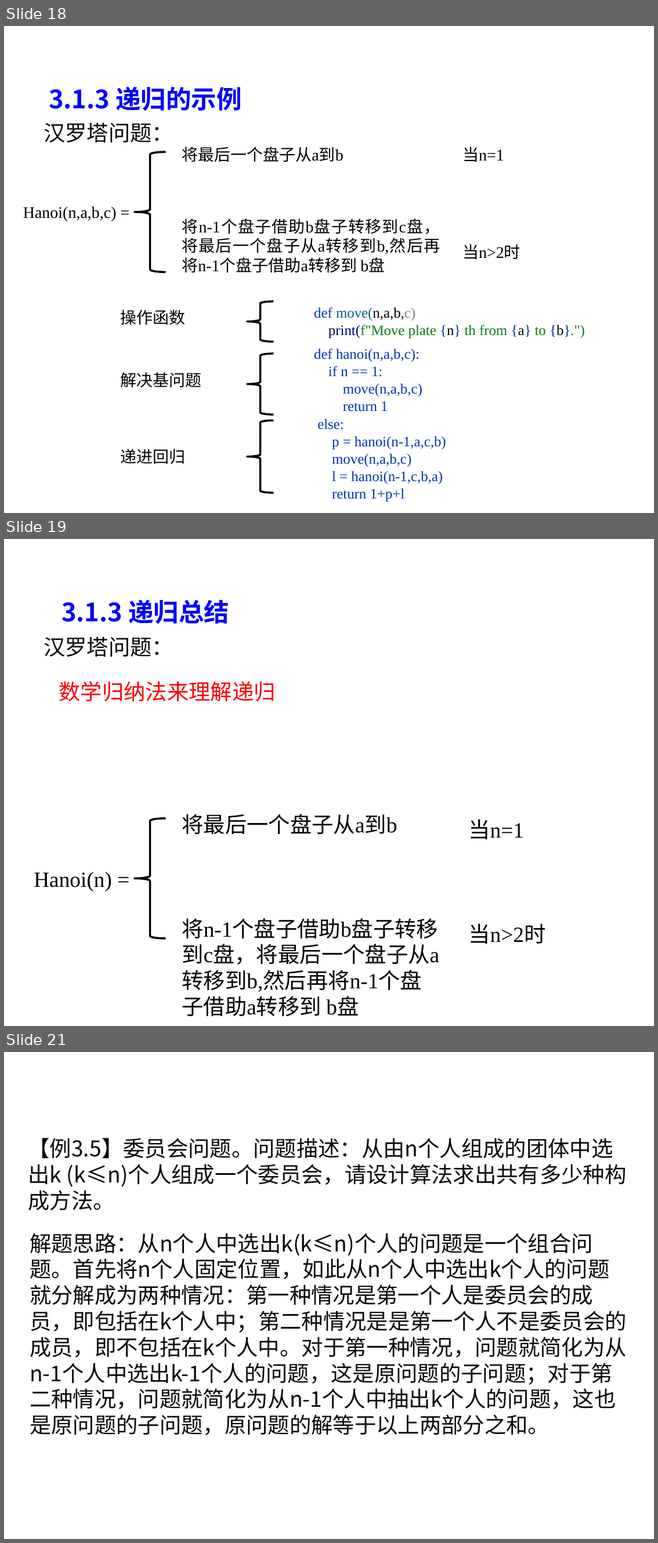
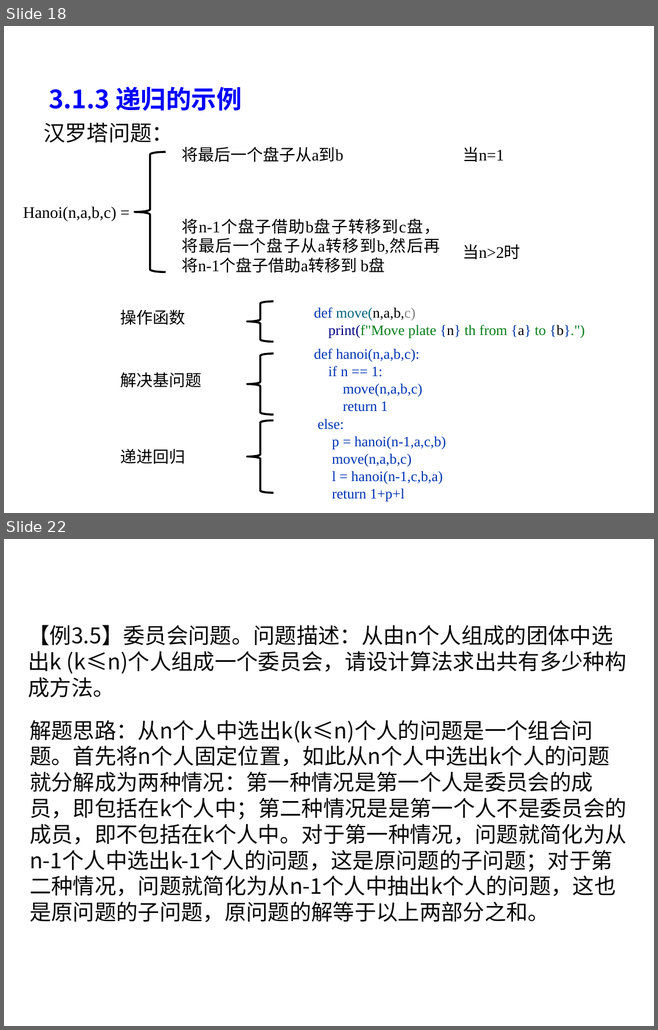
Before and after one commit to liutongling/DP, a slide deck: file/第3章 分治法计.pptx. Shown one above the other, each under a label of ours: slides 18, 19 and 21 before the commit, slides 18 and 22 after it; the slides between them are not shown. The pictures are 658x1543 and 658x1030 pixels, drawn with LibreOffice and Linux fonts; fonts in the diff are those of the drawing; background and template pictures are left out. Boxes give left, top, right and bottom in pixels: in the first picture for what was removed or moved away, otherwise in the second. Text is boxed around its words. In the diff, an @@ line names an element or a change of style, - is before the commit and + after.

```diff
--- a/file/第3章 分治法计.pptx
+++ b/file/第3章 分治法计.pptx
@@ slide 19 removed at (x1=4, y1=539, x2=654, y2=1026), background #FFFFFF @@
@@ text removed at (x1=61, y1=600, x2=229, y2=624) @@
-3.1.3 递归总结
@@ text removed at (x1=43, y1=636, x2=173, y2=657) @@
-汉罗塔问题：
@@ text removed at (x1=59, y1=681, x2=275, y2=701) @@
-数学归纳法来理解递归
@@ text removed at (x1=181, y1=814, x2=439, y2=1016) @@
-将最后一个盘子从a到b
-将n-1个盘子借助b盘子转移到c盘，将最后一个盘子从a转移到b,然后再将n-1个盘子借助a转移到 b盘
@@ left brace removed at (x1=134, y1=819, x2=166, y2=939) @@
@@ text removed at (x1=468, y1=819, x2=545, y2=944) @@
-当n=1
-当n>2时
@@ text removed at (x1=34, y1=872, x2=112, y2=891) @@
-Hanoi(n) =
@@ what was slide 21 is now slide 22 @@
```
Also in this commit, not shown: 4 slides changed, 4 slides added, 1 other slide removed.
